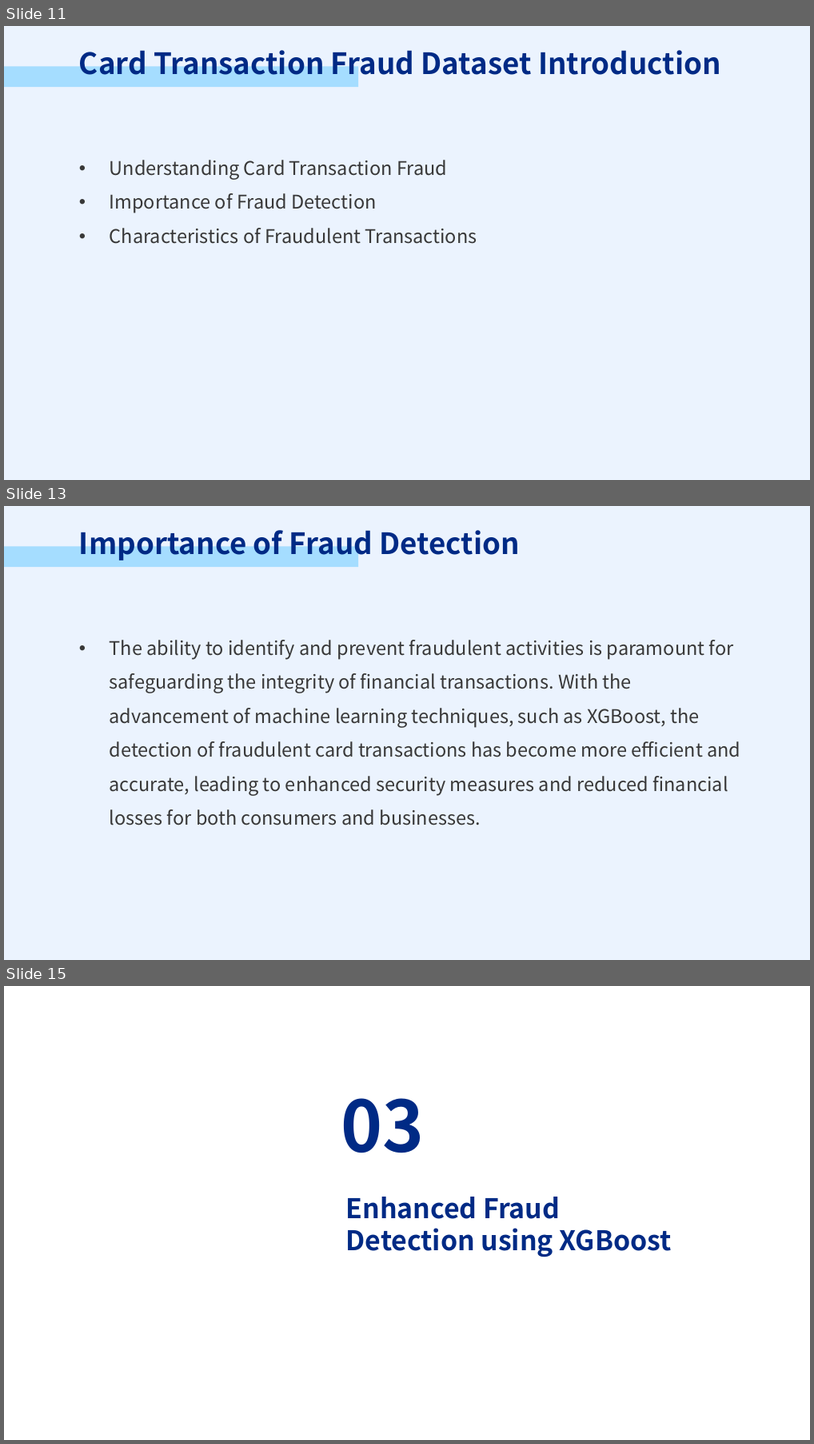
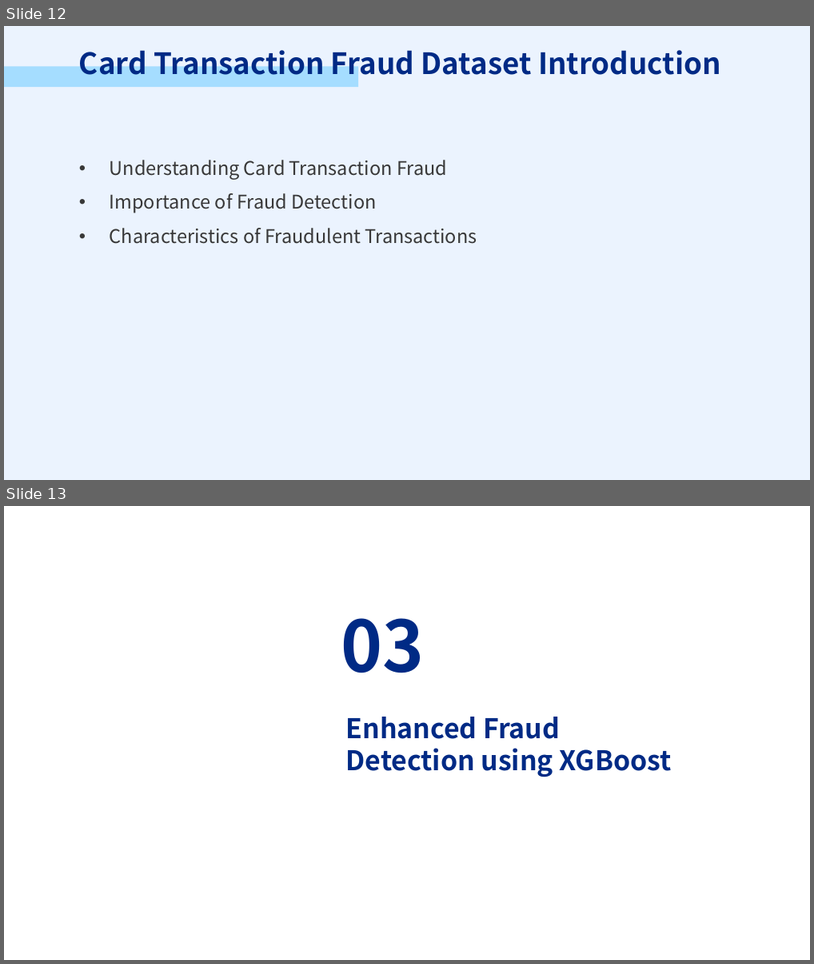
Before and after one commit to PSTAT197-F23/PSTAT197A_FP_Group1, a slide deck: scripts/drafts/PRESENTATION.pptx. Shown one above the other, each under a label of ours: slides 11, 13 and 15 before the commit, slides 12 and 13 after it; the slides between them are not shown. The pictures are 814x1444 and 814x964 pixels, drawn with LibreOffice and Linux fonts; fonts in the diff are those of the drawing; background and template pictures are left out. Boxes give left, top, right and bottom in pixels: in the first picture for what was removed or moved away, otherwise in the second. Text is boxed around its words. In the diff, an @@ line names an element or a change of style, - is before the commit and + after.

```diff
--- a/scripts/drafts/PRESENTATION.pptx
+++ b/scripts/drafts/PRESENTATION.pptx
@@ slide 13 removed at (4, 506, 810, 960), background #EBF3FE @@
@@ text removed at (79, 524, 519, 562) @@
-Importance of Fraud Detection
@@ rectangle removed at (4, 546, 359, 568) @@
@@ text removed at (110, 640, 741, 825) @@
-• The ability to identify and prevent fraudulent activities is paramount for safeguarding the integrity of financial transactions. With the advancement of machine learning techniques, such as XGBoost, the detection of fraudulent card transactions has become more efficient and accurate, leading to enhanced security measures and reduced financial losses for both consumers and businesses.
@@ what was slide 11 is now slide 12 @@
@@ what was slide 15 is now slide 13 @@
```
Also in this commit, not shown: 5 slides changed, 1 slide added, 7 other slides removed.
